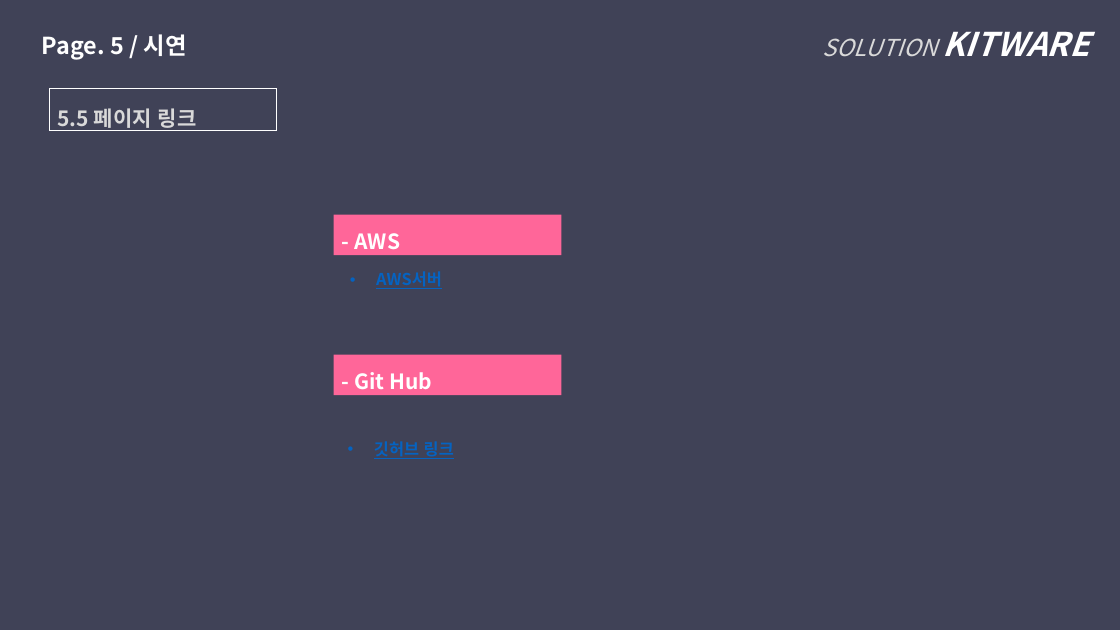
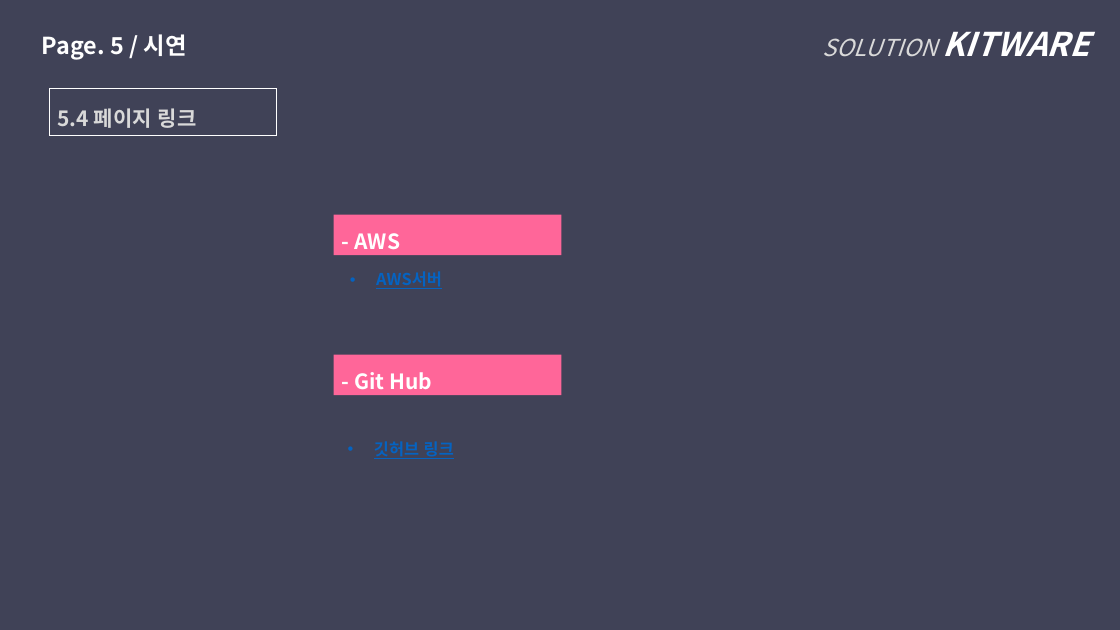
Before and after one commit to phoresis92/GroupWare, a slide deck: slide 38 of 1조 최종발표.pptx (slide 39 before the commit). Drawn at 1120x630 pixels with LibreOffice and Linux fonts; fonts in the diff are those of the drawing. Boxes give left, top, right and bottom in pixels: in the first picture for what was removed or moved away, otherwise in the second. Text is boxed around its words. In the diff, an @@ line names an element or a change of style, - is before the commit and + after.

```diff
--- a/1조 최종발표.pptx
+++ b/1조 최종발표.pptx
@@ rectangle "5.4 페이지 링크": place and size @@
-rectangle "5.4 페이지 링크" at box(50, 89, 276, 131)
+rectangle "5.4 페이지 링크" at box(50, 89, 276, 136)
@@ text in rectangle at box(58, 108, 197, 128): text changed @@
-5.5 페이지 링크
+5.4 페이지 링크
```
Also in this commit, not shown: 16 other slides changed.
